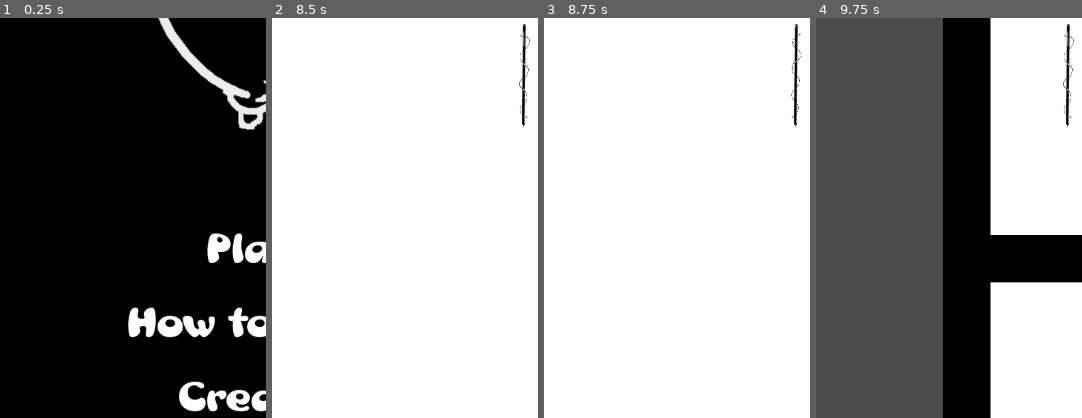
Above: before the commit, frames 1-4 (left to right).
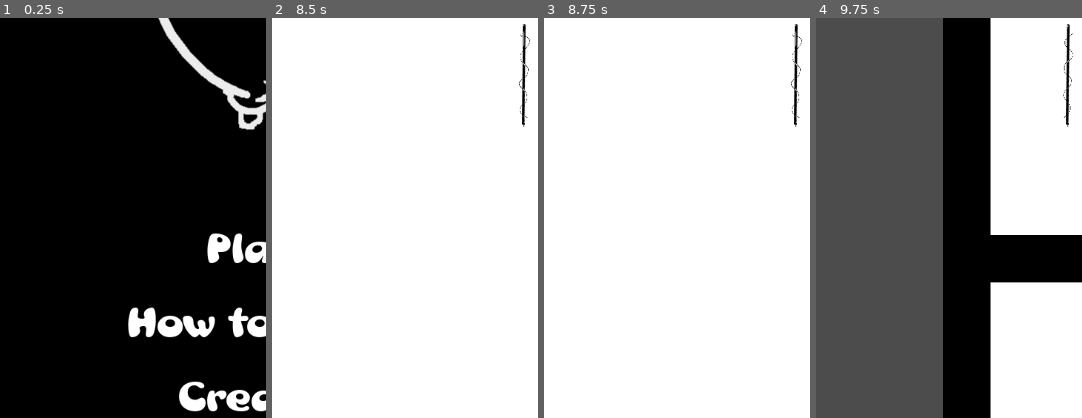
Above: after the commit, the same moments.

Repository: jhaydari72/DroptheBall1
Game: Godot game, scene res://Menu Screen/Menu Set Up .tscn
Same seed, same stepped clock (60 frames per second), same inputs: the game is played once before the commit and once after it.
Inputs:
- Up to frame 1 (0.25 s): no input
- Up to frame 2 (8.5 s): click "Play" at 0.5 s; hold Right (ui_right) 1.28-2.03 s; hold Left (ui_left) 2.03-2.78 s; hold Right (ui_right) 2.78-4.28 s; hold Left (ui_left) 4.28-6.53 s; hold Right (ui_right) from 6.53 s (still down)
- Up to frame 3 (8.75 s): keep holding Right (ui_right)
- Up to frame 4 (9.75 s): release Right (ui_right) at 8.78 s; hold Left (ui_left) from 8.78 s (still down)
The pictures show only the part of the screen within x 3-53%, y 43-93%; the shares and areas given below are measured in that part.

Frames 1-2 are identical in both runs. In frame 3, 0.2% of the frame differs, in the area x 92-97%, y 2-26%; in frame 4, 0.2%.

Commit message:
sprite anim speed changed

Diff:
--- a/DroptheBall/Player/Player.tscn
+++ b/DroptheBall/Player/Player.tscn
@@ -9,7 +9,7 @@
 "frames": [ ExtResource( 2 ), ExtResource( 3 ) ],
 "loop": true,
 "name": "Idle",
-"speed": 5.0
+"speed": 5.01
 } ]
 
 [sub_resource type="CapsuleShape2D" id=2]
